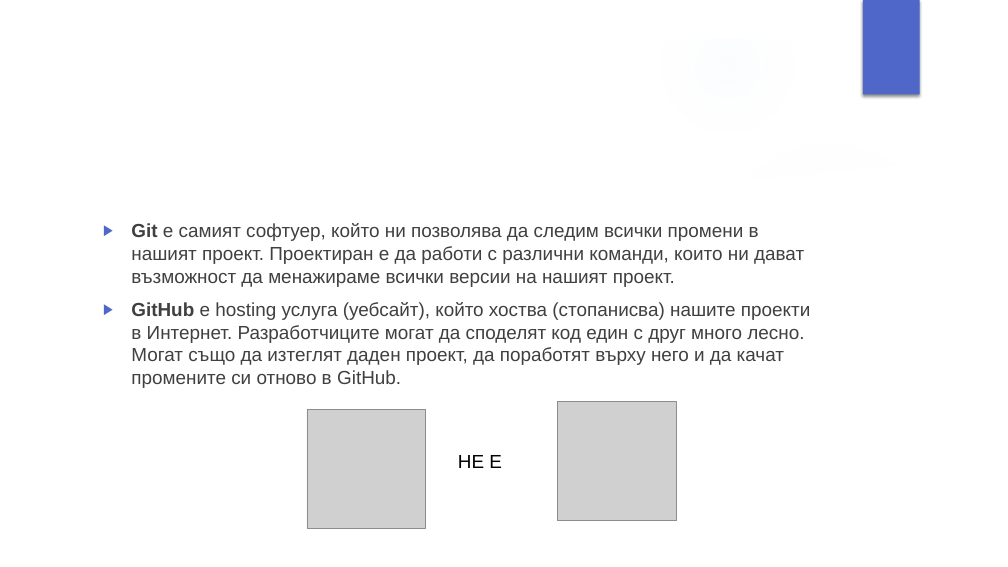
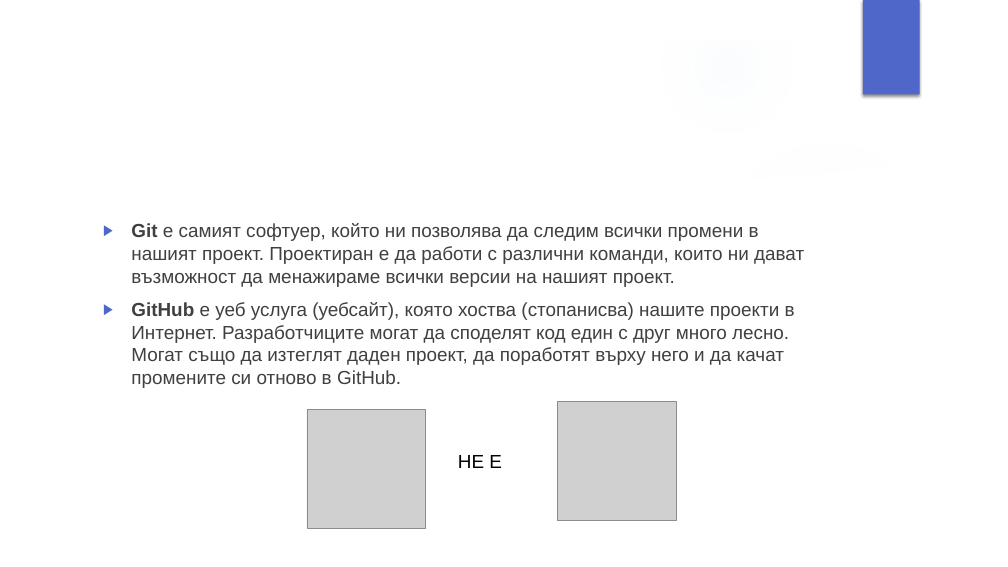
Before and after one commit to velizar92/CSharp-Programming-Presentations, a slide deck: slide 9 of Git and GitHub.pptx. Drawn at 1008x567 pixels with LibreOffice and Linux fonts; fonts in the diff are those of the drawing; grey boxes stand for pictures; background and template pictures are left out. Boxes give left, top, right and bottom in pixels: in the first picture for what was removed or moved away, otherwise in the second. Text is boxed around its words. In the diff, an @@ line names an element or a change of style, - is before the commit and + after.

Commit message:
Latest presentations changes

```diff
--- a/Git and GitHub.pptx
+++ b/Git and GitHub.pptx
@@ text at (131,302,795,388): text changed @@
-▶ GitHub е hosting услуга (уебсайт), който хоства (стопанисва) нашите проекти в Интернет. Разработчиците могат да споделят код един с друг много лесно. Могат също да изтеглят даден проект, да поработят върху него и да качат промените си отново в GitHub.
+▶ GitHub е уеб услуга (уебсайт), която хоства (стопанисва) нашите проекти в Интернет. Разработчиците могат да споделят код един с друг много лесно. Могат също да изтеглят даден проект, да поработят върху него и да качат промените си отново в GitHub.
```
Also in this commit, not shown: 3 other slides changed, 5 slides added, 1 other file.
